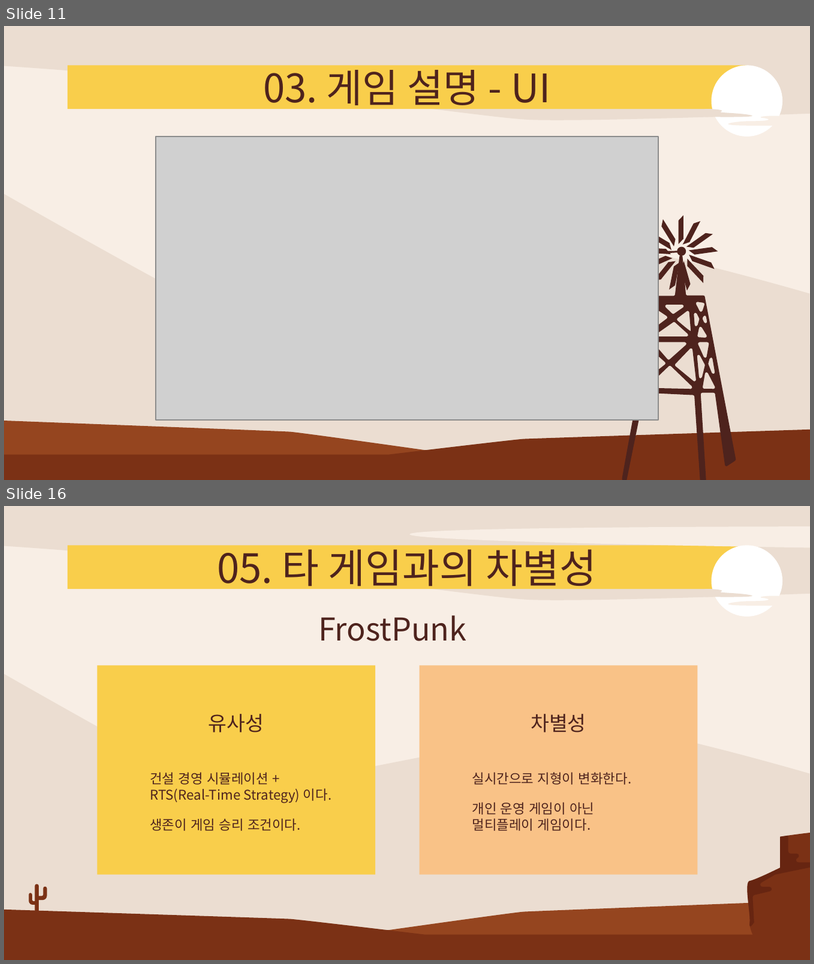
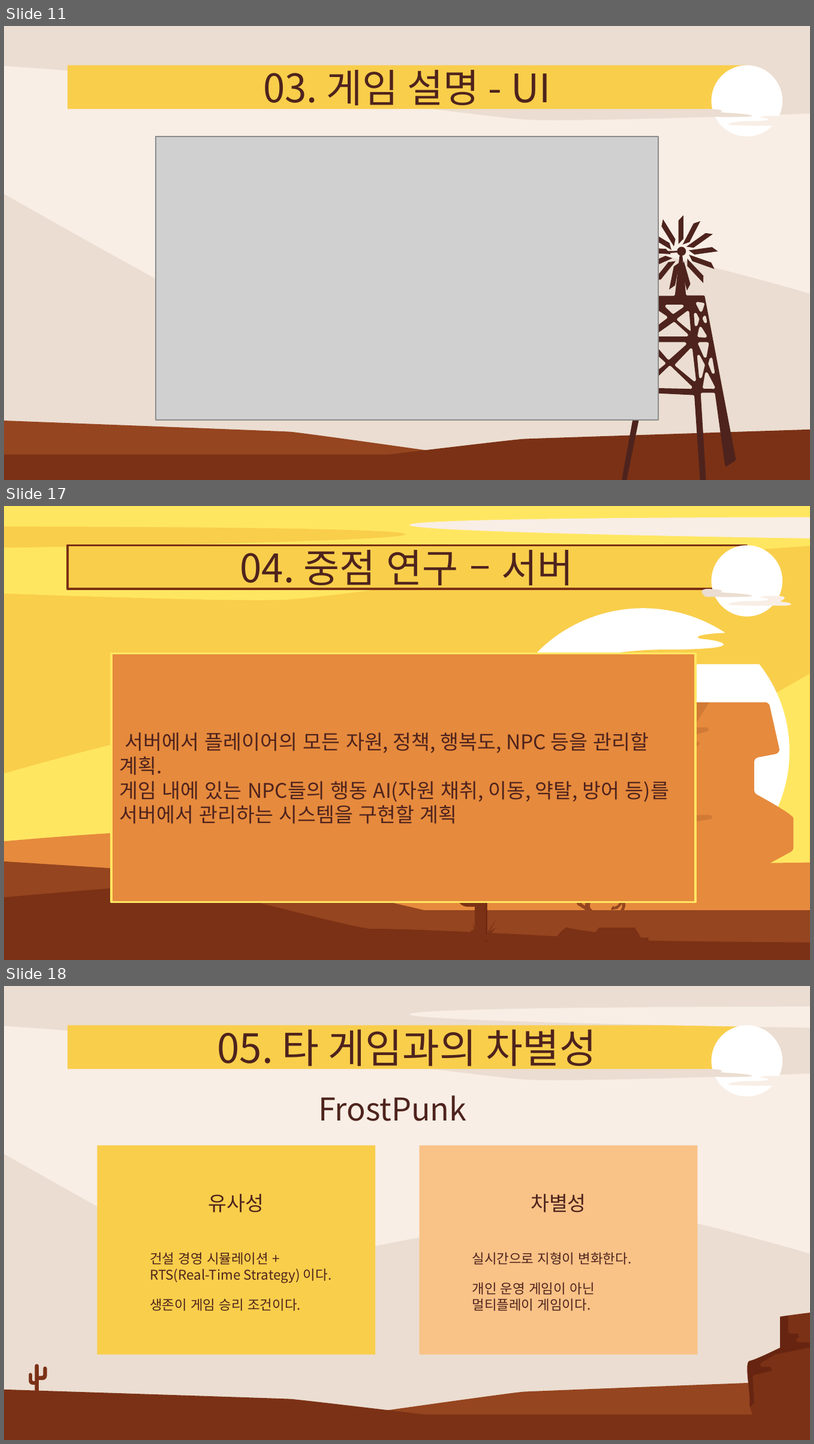
Before and after one commit to kkh3a4a/Survil_project, a slide deck: 기획/졸작제안서-2.pptx. Shown one above the other, each under a label of ours: slides 11 and 16 before the commit, slides 11, 17 and 18 after it; the slides between them are not shown. The pictures are 814x964 and 814x1444 pixels, drawn with LibreOffice and Linux fonts; fonts in the diff are those of the drawing; grey boxes stand for pictures. Boxes give left, top, right and bottom in pixels: in the first picture for what was removed or moved away, otherwise in the second. Text is boxed around its words. In the diff, an @@ line names an element or a change of style, - is before the commit and + after.

```diff
--- a/기획/졸작제안서-2.pptx
+++ b/기획/졸작제안서-2.pptx
@@ slide 17 added at box(4, 506, 810, 960), background #F9CE4B @@
@@ freeform shape added at box(4, 506, 810, 600), fill #FFE661 @@
@@ freeform shape added at box(407, 517, 810, 538), fill #F8EEE5 @@
@@ freeform shape added at box(4, 526, 408, 547), fill #F9CE4B @@
@@ title added at box(240, 544, 574, 590), 35 pt, text #4E231D @@
+04. 중점 연구 – 서버
@@ freeform shape added at box(712, 546, 783, 616), fill #FFFFFF @@
@@ freeform shape added at box(696, 589, 756, 597), fill #EBDDD1 @@
@@ freeform shape added at box(707, 595, 797, 605), fill #F8EEE5 @@
@@ freeform shape added at box(497, 609, 789, 894), fill #FFFFFF @@
@@ freeform shape added at box(522, 633, 810, 664), fill #F9CE4B @@
@@ rectangle added at box(111, 654, 696, 902), fill #E68A3D, outline #FFE661 2 pt, 18 pt, text #4E231D @@
+서버에서 플레이어의 모든 자원, 정책, 행복도, NPC 등을 관리할 계획.
+게임 내에 있는 NPC들의 행동 AI(자원 채취, 이동, 약탈, 방어 등)를 서버에서 관리하는 시스템을 구현할 계획
@@ freeform shape added at box(4, 674, 810, 959), fill #FFE661 @@
@@ freeform shape added at box(654, 702, 794, 891), fill #E68A3D @@
@@ freeform shape added at box(654, 702, 714, 864), fill #49150D at 13% opacity @@
@@ freeform shape added at box(4, 831, 810, 959), fill #E68A3D @@
@@ freeform shape added at box(4, 861, 810, 959), fill #95451F @@
@@ freeform shape added at box(553, 861, 641, 917), fill #95451F @@
@@ freeform shape added at box(4, 884, 810, 960), fill #7B3115 @@
@@ group added at box(456, 843, 497, 942): 7 freeform shapes @@
@@ what was slide 16 is now slide 18 @@
```
Also in this commit, not shown: 6 slides changed, 1 other slide added.
